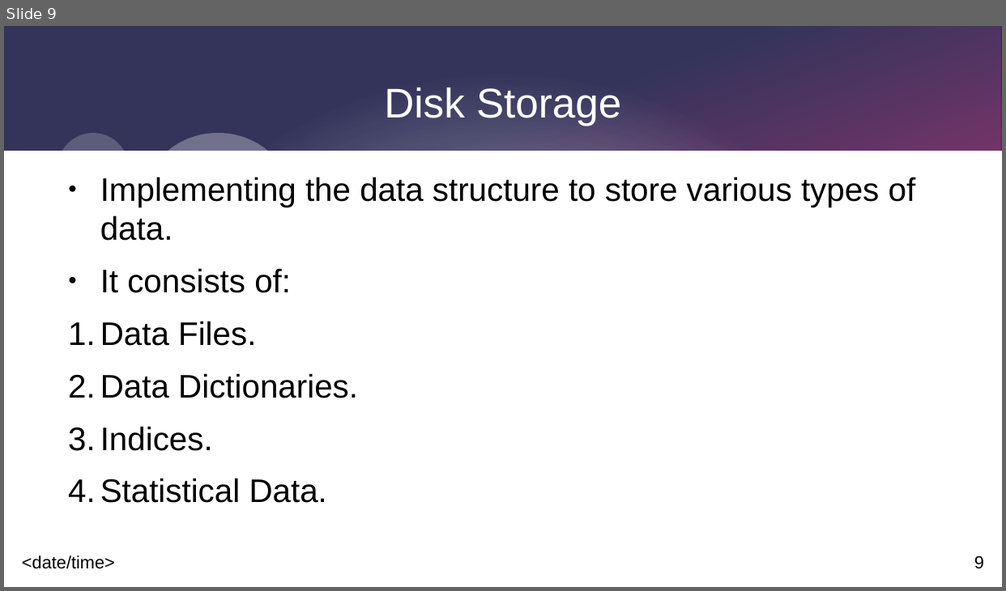
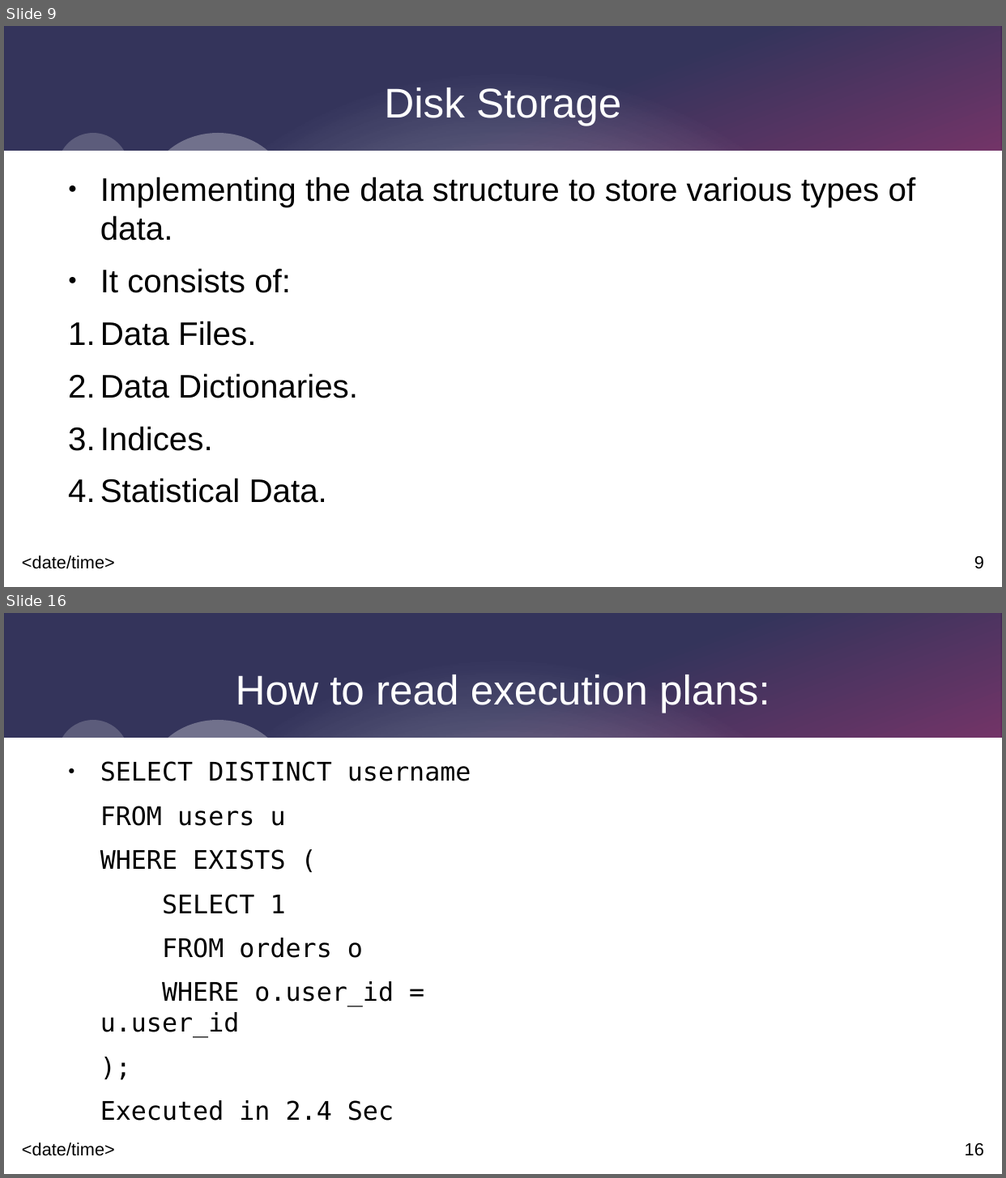
Before and after one commit to hamzaaldabe/QueryPerformanceAnalysis, a slide deck: QueryPerformanceAnalysis.odp. Shown one above the other, each under a label of ours: slide 9 before the commit, slides 9 and 16 after it; the slides between them are not shown. The pictures are 1006x591 and 1006x1178 pixels, drawn with LibreOffice and Linux fonts; fonts in the diff are those of the drawing. Boxes give left, top, right and bottom in pixels: in the first picture for what was removed or moved away, otherwise in the second. Text is boxed around its words. In the diff, an @@ line names an element or a change of style, - is before the commit and + after.

```diff
--- a/QueryPerformanceAnalysis.odp
+++ b/QueryPerformanceAnalysis.odp
@@ slide 16 added at [4, 613, 1002, 1174], background #FFFFFF; not listed: 9 template elements that a slide beside it also shows @@
@@ title added at [236, 675, 770, 713], 33 pt, text #FFFFFF @@
+How to read execution plans:
@@ text added at [100, 761, 471, 1121], 20.4 pt, text #000000 @@
+● SELECT DISTINCT username
+FROM users u
+WHERE EXISTS (
+SELECT 1
+FROM orders o
+WHERE o.user_id = u.user_id
+);
+Executed in 2.4 Sec
```
Also in this commit, not shown: 1 slide changed, 17 other slides added, 2 other files.
